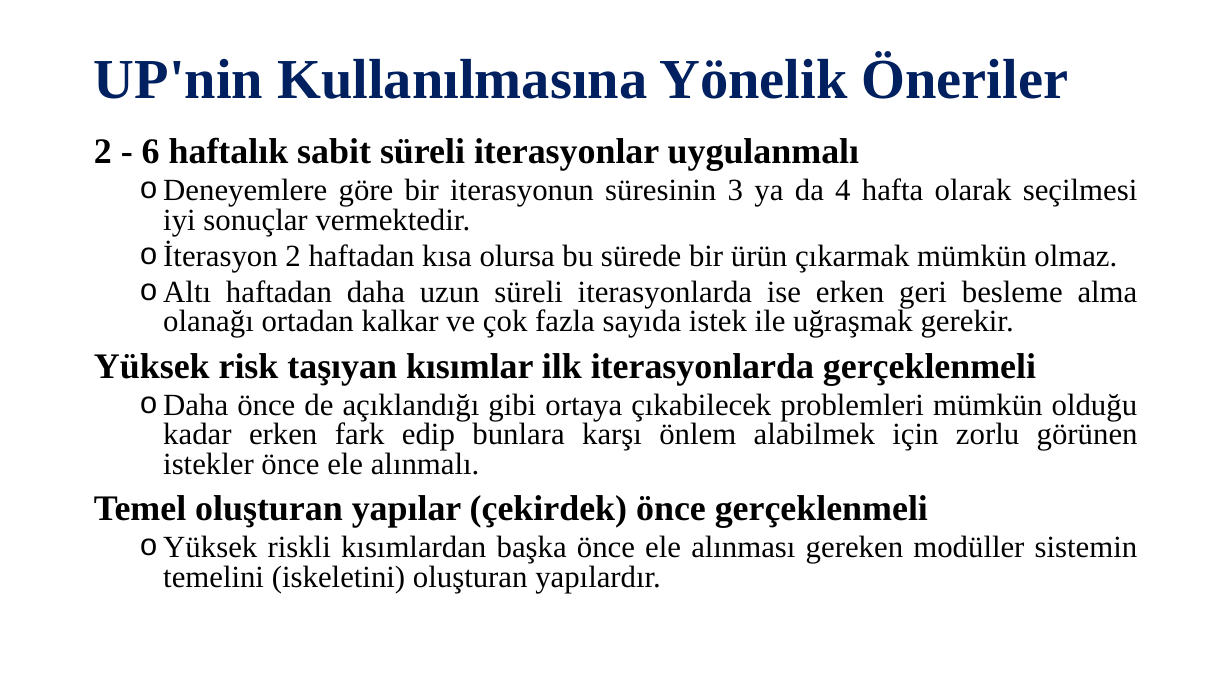
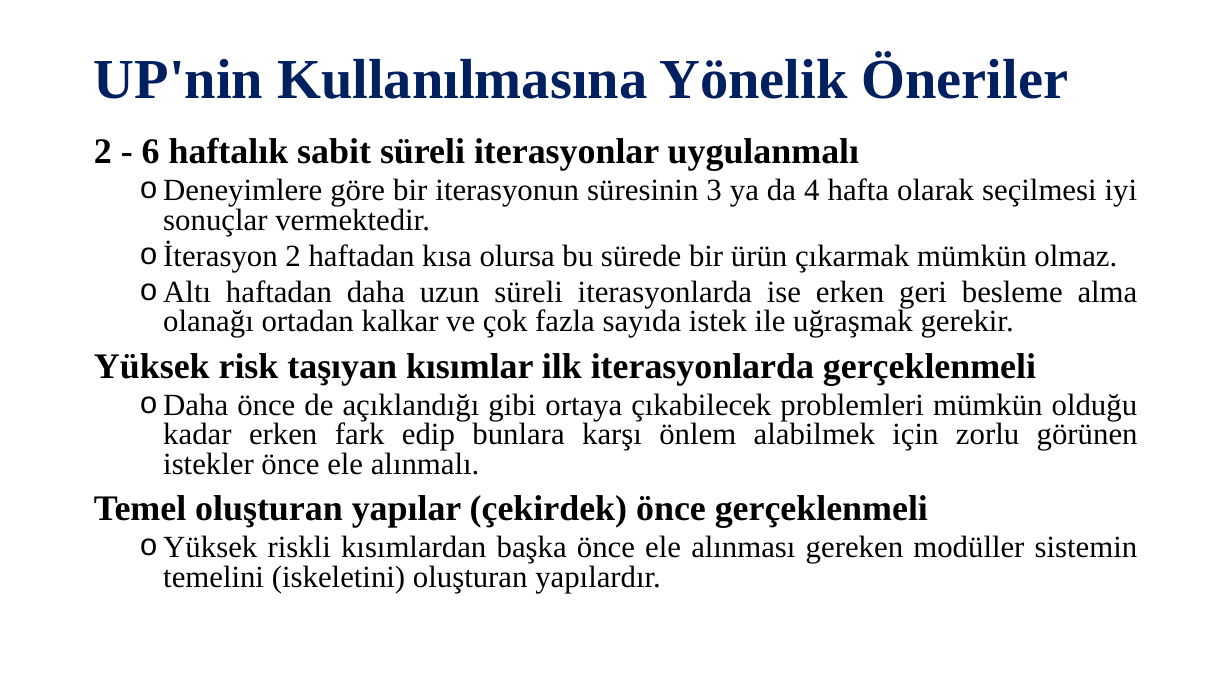
Before and after one commit to SevdanurGENC/Software-Architectures-Lecture-Notes, a slide deck: slide 7 of Slides/Yazılım Mimarileri - Bolum 3.pptx. Drawn at 1232x693 pixels with LibreOffice and Linux fonts; fonts in the diff are those of the drawing. Boxes give left, top, right and bottom in pixels: in the first picture for what was removed or moved away, otherwise in the second. Text is boxed around its words. In the diff, an @@ line names an element or a change of style, - is before the commit and + after.

```diff
--- a/Slides/Yazılım Mimarileri - Bolum 3.pptx
+++ b/Slides/Yazılım Mimarileri - Bolum 3.pptx
@@ text at bbox=[163, 178, 1137, 236]: text changed @@
-  o Deneyemlere göre bir iterasyonun süresinin 3 ya da 4 hafta olarak seçilmesi iyi sonuçlar vermektedir.
+  o Deneyimlere göre bir iterasyonun süresinin 3 ya da 4 hafta olarak seçilmesi iyi sonuçlar vermektedir.
```
Also in this commit, not shown: 13 other slides changed.
